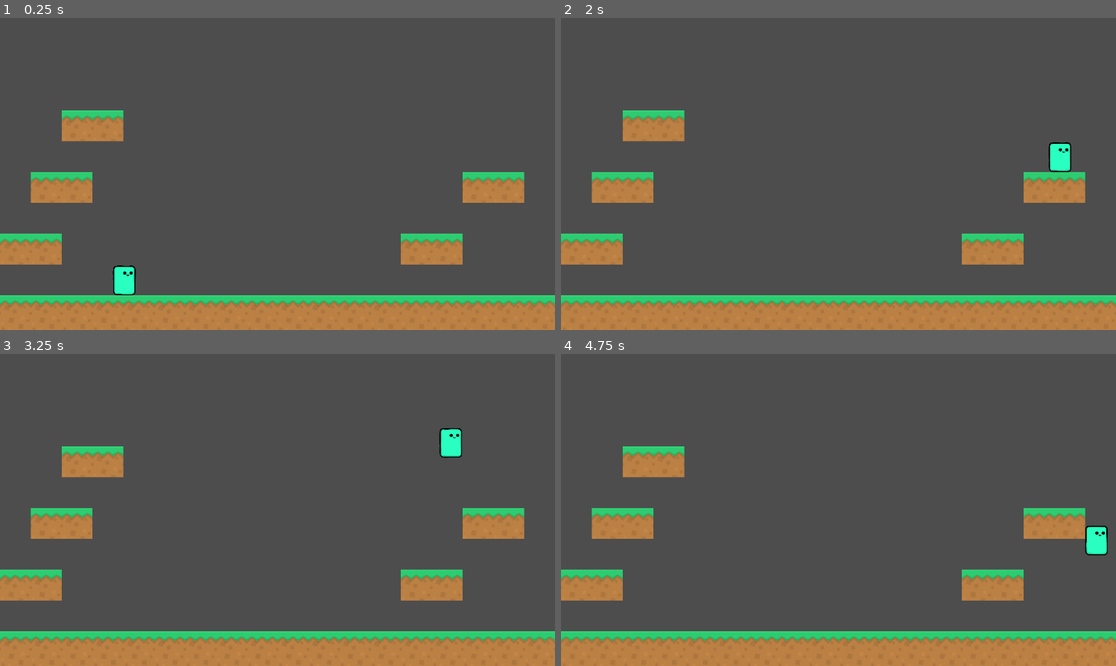
Above: before the commit, frames 1-4 (two rows, left to right).
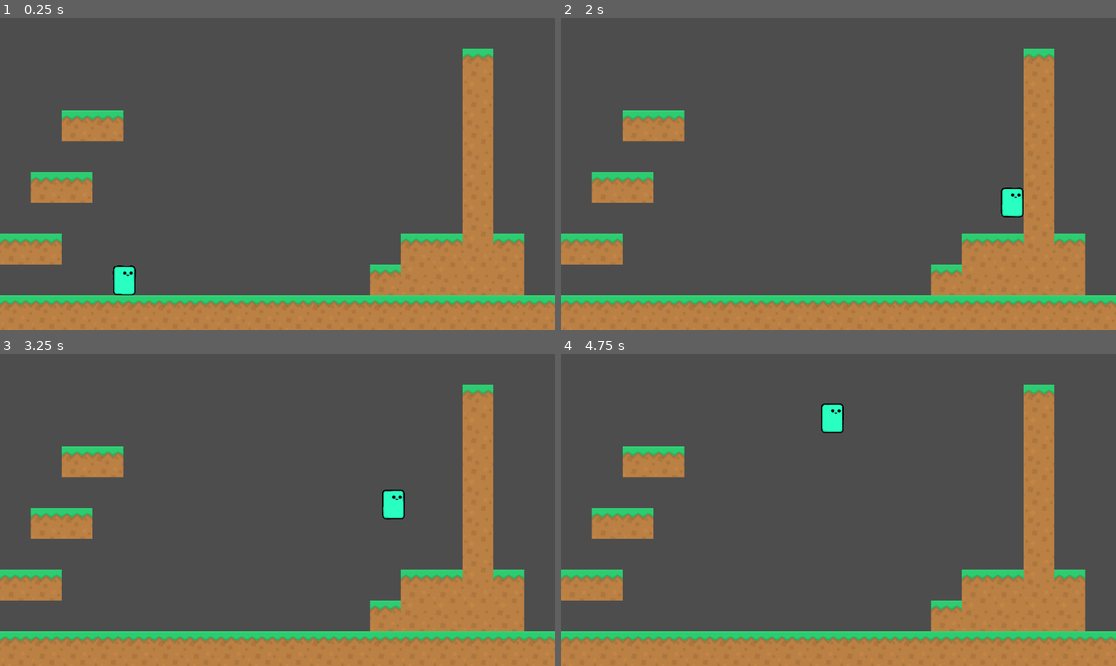
Above: after the commit, the same moments.

Repository: mikanthrop/Projektstudium_Fukurou
Game: Godot game, scene res://assets/scenes/main.tscn
Two runs of this game, one before a commit and one after it. Both use one fixed random seed, a clock stepped at 60 frames per second and the inputs below.
Inputs:
- Up to frame 1 (0.25 s): no input
- Up to frame 2 (2 s): tap Enter at 0.5 s; hold Shift (dash) 0.53-1.28 s; hold Right (move_right) from 0.53 s (still down); tap Space (jump) at 0.77, 1.07, 1.52, 1.55, 1.82 s; tap D (hold) at 0.8, 1.35 s
- Up to frame 3 (3.25 s): release Right (move_right) at 2.03 s; hold Left (move_left) 2.03-2.78 s; hold Space (jump) 2.03-2.78 s; tap Shift (dash) at 2.3, 2.85 s; hold Right (move_right) from 2.78 s (still down); tap Space (jump) at 3.02 s; tap D (hold) at 3.05 s
- Up to frame 4 (4.75 s): tap Space (jump) at 3.32, 3.77, 3.8, 4.07, 4.52 s; hold D (hold) 3.53-4.28 s; release Right (move_right) at 4.28 s; hold Left (move_left) from 4.28 s (still down); tap Shift (dash) at 4.35 s

The runs differ from the first frame. In frame 1, 7.3% of the frame differs, in the area x 66-95%, y 9-89%; in frame 2, 7.9%; in frame 3, 8.0%; in frame 4, 8.0%, in the area x 46-99%, y 9-89%.

Commit message:
Feat: player's wall holding ability *
functionality in script of same name
transition conditions in all other movement scripts' process_input functions

Diff:
--- a/assets/scenes/main.tscn
+++ b/assets/scenes/main.tscn
@@ -318,7 +318,7 @@
 [node name="TileMap" type="TileMap" parent="."]
 tile_set = SubResource("TileSet_8r06m")
 format = 2
-layer_0/tile_data = PackedInt32Array(589824, 1, 0, 589825, 1 …(634 unchanged characters)… 0, 458765, 1, 0, 458766, 1, 0, 327695, 1, 0, 327696, 1, 0, 196610, 1, 0, 196611, 1, 0, 458752, 1, 0, 458753, 1, 0, 327681, 1, 0, 327682, 1, 0)
+layer_0/tile_data = PackedInt32Array(589824, 1, 0, 589825, 1 …(634 unchanged characters)… 0, 458765, 1, 0, 458766, 1, 0, 327695, 196609, 0, 327696, 786433, 2, 196610, 1, 0, 196611, 1, 0, 458752, 1, 0, 458753, 1, 0, 327681, 1, 0, 327682, 1, 0, 589843, 1, 0, 589844, 1, 0, 589845, 1, 0, 589846, 1, 0, 589847, 1, 0, 655358, 1, 0, 655357, 1, 0, 655356, 1, 0, 655355, 1, 0, 655354, 1, 0, 393231, 196609, 0, 524300, 1, 0, 524301, 196609, 0, 524302, 196609, 0, 524303, 196609, 0, 524304, 196609, 0, 458768, 1, 0, 458767, 196609, 0, 393232, 786433, 2, 393233, 786433, 2, 327697, 786433, 2, 458769, 786433, 2, 524305, 786433, 2, 262161, 786433, 2, 262159, 196609, 0, 196623, 196609, 0, 131087, 196609, 0, 65551, 1, 0)
 
 [node name="Player" parent="." instance=ExtResource("2_fsqt4")]
 position = Vector2(258, 433)
--- a/assets/scenes/player.tscn
+++ b/assets/scenes/player.tscn
@@ -8,6 +8,7 @@
 [ext_resource type="Script" path="res://assets/scripts/Player/movement/jumping.gd" id="6_ggv8h"]
 [ext_resource type="Script" path="res://assets/scripts/Player/movement/falling.gd" id="7_hs6ll"]
 [ext_resource type="Script" path="res://assets/scripts/Player/movement/dashing.gd" id="8_ecfh4"]
+[ext_resource type="Script" path="res://assets/scripts/Player/movement/wall_holding.gd" id="9_5g8pa"]
 
 [sub_resource type="CapsuleShape2D" id="CapsuleShape2D_fitw2"]
 radius = 260.0
@@ -37,7 +38,7 @@
 script = ExtResource("3_o2ahg")
 starting_state = NodePath("idling")
 
-[node name="idling" type="Node" parent="state_machine" node_paths=PackedStringArray("coyote_timer", "idle_state", "walk_state", "jump_state", "fall_state", "dash_state", "parent")]
+[node name="idling" type="Node" parent="state_machine" node_paths=PackedStringArray("coyote_timer", "idle_state", "walk_state", "jump_state", "fall_state", "dash_state", "wall_hold_state", "parent")]
 script = ExtResource("4_fc6ut")
 coyote_timer = NodePath("../../CoyoteTimer")
 idle_state = NodePath(".")
@@ -45,9 +46,10 @@
 jump_state = NodePath("../jumping")
 fall_state = NodePath("../falling")
 dash_state = NodePath("../dashing")
+wall_hold_state = NodePath("../wall_holding")
 parent = NodePath("../..")
 
-[node name="walking" type="Node" parent="state_machine" node_paths=PackedStringArray("coyote_timer", "idle_state", "walk_state", "jump_state", "fall_state", "dash_state", "parent")]
+[node name="walking" type="Node" parent="state_machine" node_paths=PackedStringArray("coyote_timer", "idle_state", "walk_state", "jump_state", "fall_state", "dash_state", "wall_hold_state", "parent")]
 script = ExtResource("5_r8n51")
 coyote_timer = NodePath("../../CoyoteTimer")
 idle_state = NodePath("../idling")
@@ -55,9 +57,10 @@
 jump_state = NodePath("../jumping")
 fall_state = NodePath("../falling")
 dash_state = NodePath("../dashing")
+wall_hold_state = NodePath("../wall_holding")
 parent = NodePath("../..")
 
-[node name="jumping" type="Node" parent="state_machine" node_paths=PackedStringArray("coyote_timer", "idle_state", "walk_state", "jump_state", "fall_state", "dash_state", "parent")]
+[node name="jumping" type="Node" parent="state_machine" node_paths=PackedStringArray("coyote_timer", "idle_state", "walk_state", "jump_state", "fall_state", "dash_state", "wall_hold_state", "parent")]
 script = ExtResource("6_ggv8h")
 coyote_timer = NodePath("../../CoyoteTimer")
 idle_state = NodePath("../idling")
@@ -65,9 +68,10 @@
 jump_state = NodePath(".")
 fall_state = NodePath("../falling")
 dash_state = NodePath("../dashing")
+wall_hold_state = NodePath("../wall_holding")
 parent = NodePath("../..")
 
-[node name="falling" type="Node" parent="state_machine" node_paths=PackedStringArray("coyote_timer", "idle_state", "walk_state", "jump_state", "fall_state", "dash_state", "parent")]
+[node name="falling" type="Node" parent="state_machine" node_paths=PackedStringArray("coyote_timer", "idle_state", "walk_state", "jump_state", "fall_state", "dash_state", "wall_hold_state", "parent")]
 script = ExtResource("7_hs6ll")
 coyote_timer = NodePath("../../CoyoteTimer")
 idle_state = NodePath("../idling")
@@ -75,9 +79,10 @@
 jump_state = NodePath("../jumping")
 fall_state = NodePath(".")
 dash_state = NodePath("../dashing")
+wall_hold_state = NodePath("../wall_holding")
 parent = NodePath("../..")
 
-[node name="dashing" type="Node" parent="state_machine" node_paths=PackedStringArray("dash_timer", "idle_state", "walk_state", "jump_state", "fall_state", "dash_state", "parent")]
+[node name="dashing" type="Node" parent="state_machine" node_paths=PackedStringArray("dash_timer", "idle_state", "walk_state", "jump_state", "fall_state", "dash_state", "wall_hold_state", "parent")]
 script = ExtResource("8_ecfh4")
 dash_timer = NodePath("../../DashTimer")
 idle_state = NodePath("../idling")
@@ -85,6 +90,17 @@
 jump_state = NodePath("../jumping")
 fall_state = NodePath("../falling")
 dash_state = NodePath(".")
+wall_hold_state = NodePath("../wall_holding")
+parent = NodePath("../..")
+
+[node name="wall_holding" type="Node" parent="state_machine" node_paths=PackedStringArray("idle_state", "walk_state", "jump_state", "fall_state", "dash_state", "wall_hold_state", "parent")]
+script = ExtResource("9_5g8pa")
+idle_state = NodePath("../idling")
+walk_state = NodePath("../walking")
+jump_state = NodePath("../jumping")
+fall_state = NodePath("../falling")
+dash_state = NodePath("../dashing")
+wall_hold_state = NodePath(".")
 parent = NodePath("../..")
 
 [node name="CoyoteTimer" type="Timer" parent="."]
--- a/assets/scripts/Player/movement/Base_State.gd
+++ b/assets/scripts/Player/movement/Base_State.gd
@@ -7,6 +7,7 @@
 @export var jump_state: Base_State
 @export var fall_state: Base_State
 @export var dash_state: Base_State
+@export var wall_hold_state: Base_State
 
 var gravity: int = ProjectSettings.get_setting("physics/2d/default_gravity")
 
--- a/assets/scripts/Player/movement/dashing.gd
+++ b/assets/scripts/Player/movement/dashing.gd
@@ -79,6 +79,8 @@
 		if !parent.is_on_floor() :
 			return fall_state
 		return idle_state
+	if parent.is_on_wall() and Input.is_action_pressed("hold"):
+		return wall_hold_state
 	return null
 
 
--- a/assets/scripts/Player/movement/falling.gd
+++ b/assets/scripts/Player/movement/falling.gd
@@ -18,6 +18,8 @@
 			return jump_state
 	if !parent.has_dashed and Input.is_action_just_pressed("dash"):
 		return dash_state
+	if parent.is_on_wall() and Input.is_action_pressed("hold"):
+		return wall_hold_state
 	return null
 
 
--- a/assets/scripts/Player/movement/idling.gd
+++ b/assets/scripts/Player/movement/idling.gd
@@ -22,6 +22,8 @@
 			return walk_state
 	if !parent.has_dashed and Input.is_action_pressed("dash"):
 		return dash_state
+	if parent.is_on_wall() and Input.is_action_pressed("hold"):
+		return wall_hold_state
 	return null
 
 
--- a/assets/scripts/Player/movement/jumping.gd
+++ b/assets/scripts/Player/movement/jumping.gd
@@ -22,6 +22,8 @@
 		return fall_state
 	if !parent.has_dashed and Input.is_action_pressed("dash"):
 		return dash_state
+	if parent.is_on_wall() and Input.is_action_pressed("hold"):
+		return wall_hold_state
 	return null
 
 func _process_physics(delta: float) -> Base_State:
--- a/assets/scripts/Player/movement/walking.gd
+++ b/assets/scripts/Player/movement/walking.gd
@@ -27,6 +27,8 @@
 	if Input.is_action_just_pressed("jump") and parent.is_on_floor():
 		exit()
 		return jump_state
+	if parent.is_on_wall() and Input.is_action_pressed("hold"):
+		return wall_hold_state
 	if Input.is_action_just_pressed("dash"):
 		return dash_state
 	if !InputEvent:
--- a/assets/scripts/Player/movement/wall_holding.gd
+++ b/assets/scripts/Player/movement/wall_holding.gd
@@ -1,5 +1,30 @@
-extends State
+extends Base_State
+
+var pos: Vector2
+
 
 func enter() -> void:
 	super()
 	print("changed state to wall_holding")
+	pos = parent.get_position_delta()
+	print(pos)
+
+
+
+func exit() -> void:
+	parent.velocity.y = 0
+
+
+func process_input(_event: InputEvent) -> Base_State:
+	if Input.is_action_just_pressed('jump'):
+		return jump_state
+	elif Input.is_action_just_pressed("dash") and !parent.has_dashed:
+		return dash_state
+	while Input.is_action_pressed('hold') and parent.is_on_wall():
+		return null
+	return fall_state
+
+
+func pro_process_physics(delta: float) -> Base_State:
+	parent.position = pos
+	return null
Not shown: 1 places in assets/scenes/player.tscn that only renumber resources
